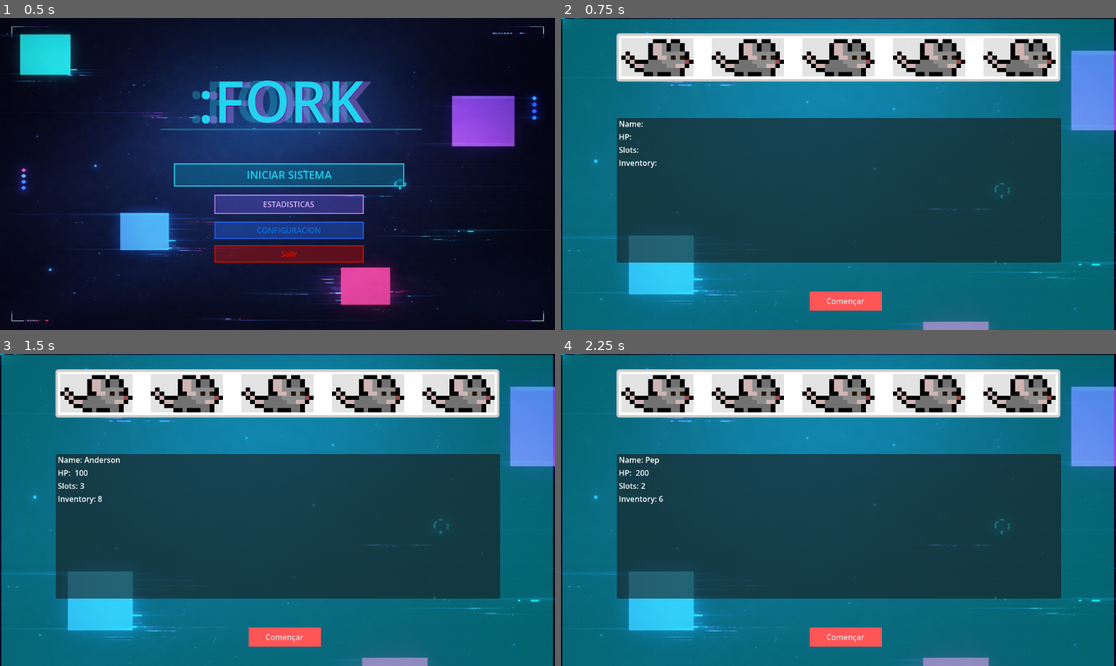
Above: before the commit, frames 1-4 (two rows, left to right).
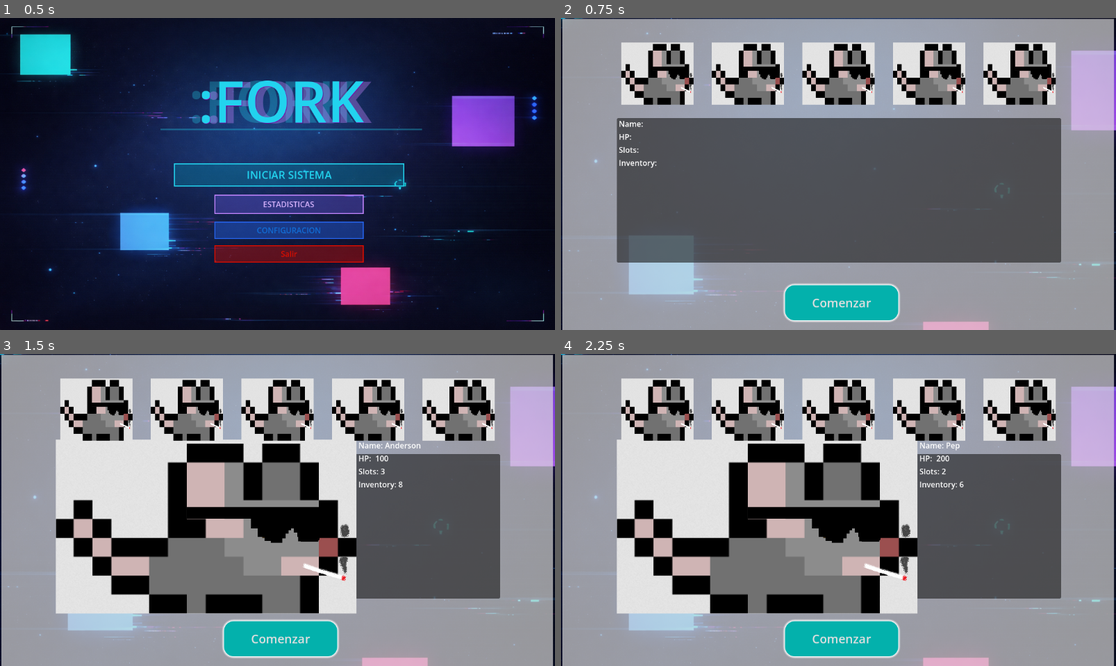
Above: after the commit, the same moments.

Repository: Anderson-Jimenez/-fork
Game: Godot game, scene res://scenes/menu.tscn
Two runs of this game, one before a commit and one after it. Both use one fixed random seed, a clock stepped at 60 frames per second and the inputs below.
Inputs (mouse positions are in pixels of both pictures, inside the frame that each line leads up to; where the layout moved, square brackets give the same spot in the first picture):
- Up to frame 1 (0.5 s): no input
- Up to frame 2 (0.75 s): click "INICIAR SISTEMA" at 0.5 s
- Up to frame 3 (1.5 s): click (94, 410) [94, 394] at 1.25 s
- Up to frame 4 (2.25 s): click (749, 410) [749, 394] at 2 s

Frame 1 is identical in both runs. In frame 2, 96% of the frame differs, in the area x 0-100%, y 0-100%; in frame 3, 96%; in frame 4, 96%.

Commit message:
ns, fondos y tal

Diff:
--- a/scenes/character_selection.tscn
+++ b/scenes/character_selection.tscn
@@ -3,20 +3,16 @@
 [ext_resource type="Script" uid="uid://di2pa0rly4bph" path="res://scripts/characterSelection.gd" id="1_dd54q"]
 [ext_resource type="Texture2D" uid="uid://c78dnx50gl21x" path="res://images/test.png" id="1_q54je"]
 [ext_resource type="Texture2D" uid="uid://b3admlsnssgvu" path="res://images/mainScreen.png" id="2_o5bvq"]
-
-[sub_resource type="StyleBoxFlat" id="StyleBoxFlat_dd54q"]
-bg_color = Color(1, 1, 1, 1)
-border_width_left = 5
-border_width_top = 5
-border_width_right = 5
-border_width_bottom = 5
-corner_radius_top_left = 5
-corner_radius_top_right = 5
-corner_radius_bottom_right = 5
-corner_radius_bottom_left = 5
+[ext_resource type="Texture2D" path="res://images/inventary.png" id="3_l56u2"]
 
 [sub_resource type="StyleBoxFlat" id="StyleBoxFlat_o5bvq"]
-bg_color = Color(1, 0.33478352, 0.34245682, 1)
+bg_color = Color(0, 0.6901961, 0.67058825, 0.9882353)
+corner_radius_top_left = 20
+corner_radius_top_right = 20
+corner_radius_bottom_right = 20
+corner_radius_bottom_left = 20
+shadow_color = Color(1, 1, 1, 1)
+shadow_size = 5
 
 [sub_resource type="StyleBoxFlat" id="StyleBoxFlat_l56u2"]
 bg_color = Color(1, 0.35492012, 0.12384782, 1)
@@ -45,96 +41,12 @@
 offset_top = 190.0
 offset_right = 1340.0
 offset_bottom = 836.0
-color = Color(0, 1, 1, 0.36862746)
-
-[node name="Panel" type="Panel" parent="." unique_id=1831947637]
-layout_mode = 1
-anchors_preset = -1
-anchor_left = 0.1
-anchor_top = 0.05
-anchor_right = 0.9
-anchor_bottom = 0.193
-offset_bottom = 7.3359604
-theme_override_styles/panel = SubResource("StyleBoxFlat_dd54q")
-
-[node name="HBoxContainer" type="HBoxContainer" parent="Panel" unique_id=2040632634]
-layout_mode = 1
-anchors_preset = 15
-anchor_right = 1.0
-anchor_bottom = 1.0
-grow_horizontal = 2
-grow_vertical = 2
-theme_override_constants/separation = 18
-
-[node name="MarginContainer" type="MarginContainer" parent="Panel/HBoxContainer" unique_id=766943859]
-layout_mode = 2
-theme_override_constants/margin_left = 10
-theme_override_constants/margin_top = 10
-theme_override_constants/margin_right = 10
-theme_override_constants/margin_bottom = 10
-
-[node name="TextureButtonChar1" type="TextureButton" parent="Panel/HBoxContainer/MarginContainer" unique_id=1471787927]
-custom_minimum_size = Vector2(150.41, 11.655)
-layout_mode = 2
-texture_normal = ExtResource("1_q54je")
-ignore_texture_size = true
-stretch_mode = 0
-
-[node name="MarginContainer2" type="MarginContainer" parent="Panel/HBoxContainer" unique_id=1480902799]
-layout_mode = 2
-theme_override_constants/margin_left = 10
-theme_override_constants/margin_top = 10
-theme_override_constants/margin_right = 10
-theme_override_constants/margin_bottom = 10
-
-[node name="TextureButtonChar2" type="TextureButton" parent="Panel/HBoxContainer/MarginContainer2" unique_id=1487791200]
-custom_minimum_size = Vector2(150.41, 11.655)
-layout_mode = 2
-texture_normal = ExtResource("1_q54je")
-ignore_texture_size = true
-stretch_mode = 0
-
-[node name="MarginContainer3" type="MarginContainer" parent="Panel/HBoxContainer" unique_id=186684866]
-layout_mode = 2
-theme_override_constants/margin_left = 10
-theme_override_constants/margin_top = 10
-theme_override_constants/margin_right = 10
-theme_override_constants/margin_bottom = 10
-
-[node name="TextureButtonChar3" type="TextureButton" parent="Panel/HBoxContainer/MarginContainer3" unique_id=1024505594]
-custom_minimum_size = Vector2(150.41, 11.655)
-layout_mode = 2
-texture_normal = ExtResource("1_q54je")
-ignore_texture_size = true
-stretch_mode = 0
-
-[node name="MarginContainer4" type="MarginContainer" parent="Panel/HBoxContainer" unique_id=1996944269]
-layout_mode = 2
-theme_override_constants/margin_left = 10
-theme_override_constants/margin_top = 10
-theme_override_constants/margin_right = 10
-theme_override_constants/margin_bottom = 10
-
-[node name="TextureButtonChar4" type="TextureButton" parent="Panel/HBoxContainer/MarginContainer4" unique_id=1911188199]
-custom_minimum_size = Vector2(150.41, 11.655)
-layout_mode = 2
-texture_normal = ExtResource("1_q54je")
-ignore_texture_size = true
-stretch_mode = 0
-
-[node name="MarginContainer5" type="MarginContainer" parent="Panel/HBoxContainer" unique_id=1038630856]
-layout_mode = 2
-theme_override_constants/margin_left = 10
-theme_override_constants/margin_top = 10
-theme_override_constants/margin_right = 10
-theme_override_constants/margin_bottom = 10
-
-[node name="TextureButtonChar5" type="TextureButton" parent="Panel/HBoxContainer/MarginContainer5" unique_id=1073299242]
-custom_minimum_size = Vector2(150.41, 11.655)
-layout_mode = 2
-texture_normal = ExtResource("1_q54je")
-ignore_texture_size = true
-stretch_mode = 0
+color = Color(0.8805861, 0.8761922, 0.87020653, 0.6666667)
+
+[node name="Inventary" type="Sprite2D" parent="TextureRect/ColorRect" unique_id=1215435596]
+position = Vector2(579.00006, 340.75006)
+scale = Vector2(2.5761046, 2.41299)
+texture = ExtResource("3_l56u2")
 
 [node name="Panel2" type="Panel" parent="." unique_id=1900568336]
 custom_minimum_size = Vector2(922, 300)
@@ -224,21 +136,105 @@
 custom_minimum_size = Vector2(150, 40)
 layout_mode = 1
 anchors_preset = -1
-anchor_left = 0.448
-anchor_top = 0.87700003
-anchor_right = 0.578
-anchor_bottom = 0.938
-offset_left = -0.0960083
-offset_top = -0.2960205
-offset_right = 0.14398193
-offset_bottom = 0.17596436
+anchor_left = 0.402
+anchor_top = 0.86300004
+anchor_right = 0.606
+anchor_bottom = 0.975
+offset_left = 1.8959961
+offset_top = -4.223999
+offset_right = 1.8880005
+offset_bottom = -3.7999878
+theme_override_font_sizes/font_size = 25
 theme_override_styles/normal = SubResource("StyleBoxFlat_o5bvq")
 theme_override_styles/pressed = SubResource("StyleBoxFlat_l56u2")
-text = "Començar"
-
-[connection signal="pressed" from="Panel/HBoxContainer/MarginContainer/TextureButtonChar1" to="." method="_on_texture_button_char_1_pressed"]
-[connection signal="pressed" from="Panel/HBoxContainer/MarginContainer2/TextureButtonChar2" to="." method="_on_texture_button_char_2_pressed"]
-[connection signal="pressed" from="Panel/HBoxContainer/MarginContainer3/TextureButtonChar3" to="." method="_on_texture_button_char_3_pressed"]
-[connection signal="pressed" from="Panel/HBoxContainer/MarginContainer4/TextureButtonChar4" to="." method="_on_texture_button_char_4_pressed"]
-[connection signal="pressed" from="Panel/HBoxContainer/MarginContainer5/TextureButtonChar5" to="." method="_on_texture_button_char_5_pressed"]
+text = "Comenzar"
+
+[node name="HBoxContainer" type="HBoxContainer" parent="." unique_id=2040632634]
+layout_mode = 1
+anchors_preset = 15
+anchor_right = 1.0
+anchor_bottom = 1.0
+offset_left = 115.0
+offset_top = 41.0
+offset_right = -115.0
+offset_bottom = -458.0
+grow_horizontal = 2
+grow_vertical = 2
+theme_override_constants/separation = 18
+
+[node name="MarginContainer" type="MarginContainer" parent="HBoxContainer" unique_id=766943859]
+layout_mode = 2
+theme_override_constants/margin_left = 10
+theme_override_constants/margin_top = 10
+theme_override_constants/margin_right = 10
+theme_override_constants/margin_bottom = 10
+
+[node name="TextureButtonChar1" type="TextureButton" parent="HBoxContainer/MarginContainer" unique_id=1471787927]
+custom_minimum_size = Vector2(150.41, 11.655)
+layout_mode = 2
+texture_normal = ExtResource("1_q54je")
+ignore_texture_size = true
+stretch_mode = 0
+
+[node name="MarginContainer2" type="MarginContainer" parent="HBoxContainer" unique_id=1480902799]
+layout_mode = 2
+theme_override_constants/margin_left = 10
+theme_override_constants/margin_top = 10
+theme_override_constants/margin_right = 10
+theme_override_constants/margin_bottom = 10
+
+[node name="TextureButtonChar2" type="TextureButton" parent="HBoxContainer/MarginContainer2" unique_id=1487791200]
+custom_minimum_size = Vector2(150.41, 11.655)
+layout_mode = 2
+texture_normal = ExtResource("1_q54je")
+ignore_texture_size = true
+stretch_mode = 0
+
+[node name="MarginContainer3" type="MarginContainer" parent="HBoxContainer" unique_id=186684866]
+layout_mode = 2
+theme_override_constants/margin_left = 10
+theme_override_constants/margin_top = 10
+theme_override_constants/margin_right = 10
+theme_override_constants/margin_bottom = 10
+
+[node name="TextureButtonChar3" type="TextureButton" parent="HBoxContainer/MarginContainer3" unique_id=1024505594]
+custom_minimum_size = Vector2(150.41, 11.655)
+layout_mode = 2
+texture_normal = ExtResource("1_q54je")
+ignore_texture_size = true
+stretch_mode = 0
+
+[node name="MarginContainer4" type="MarginContainer" parent="HBoxContainer" unique_id=1996944269]
+layout_mode = 2
+theme_override_constants/margin_left = 10
+theme_override_constants/margin_top = 10
+theme_override_constants/margin_right = 10
+theme_override_constants/margin_bottom = 10
+
+[node name="TextureButtonChar4" type="TextureButton" parent="HBoxContainer/MarginContainer4" unique_id=1911188199]
+custom_minimum_size = Vector2(150.41, 11.655)
+layout_mode = 2
+texture_normal = ExtResource("1_q54je")
+ignore_texture_size = true
+stretch_mode = 0
+
+[node name="MarginContainer5" type="MarginContainer" parent="HBoxContainer" unique_id=1038630856]
+layout_mode = 2
+theme_override_constants/margin_left = 10
+theme_override_constants/margin_top = 10
+theme_override_constants/margin_right = 10
+theme_override_constants/margin_bottom = 10
+
+[node name="TextureButtonChar5" type="TextureButton" parent="HBoxContainer/MarginContainer5" unique_id=1073299242]
+custom_minimum_size = Vector2(150.41, 11.655)
+layout_mode = 2
+texture_normal = ExtResource("1_q54je")
+ignore_texture_size = true
+stretch_mode = 0
+
 [connection signal="pressed" from="StartGame" to="." method="_on_start_game_pressed"]
+[connection signal="pressed" from="HBoxContainer/MarginContainer/TextureButtonChar1" to="." method="_on_texture_button_char_1_pressed"]
+[connection signal="pressed" from="HBoxContainer/MarginContainer2/TextureButtonChar2" to="." method="_on_texture_button_char_2_pressed"]
+[connection signal="pressed" from="HBoxContainer/MarginContainer3/TextureButtonChar3" to="." method="_on_texture_button_char_3_pressed"]
+[connection signal="pressed" from="HBoxContainer/MarginContainer4/TextureButtonChar4" to="." method="_on_texture_button_char_4_pressed"]
+[connection signal="pressed" from="HBoxContainer/MarginContainer5/TextureButtonChar5" to="." method="_on_texture_button_char_5_pressed"]
--- a/scenes/home.tscn
+++ b/scenes/home.tscn
@@ -112,4 +112,11 @@
 layout_mode = 2
 fit_content = true
 
+[node name="TextureRect" type="TextureRect" parent="." unique_id=1051009026]
+layout_mode = 0
+offset_left = 623.0
+offset_top = 218.0
+offset_right = 878.0
+offset_bottom = 340.0
+
 [connection signal="button_up" from="ColorRect/Button" to="." method="_on_button_up_next_stage"]
--- a/scenes/inventary.tscn
+++ b/scenes/inventary.tscn
@@ -1,6 +1,21 @@
 [gd_scene format=3 uid="uid://c6rk0kvgma33t"]
 
-[ext_resource type="Script" uid="uid://d3ilmukkvhnya" path="res://scripts/inventary.gd" id="1_fg286"]
+[ext_resource type="Texture2D" uid="uid://b3admlsnssgvu" path="res://images/mainScreen.png" id="1_fg286"]
 
-[node name="Inventary" type="Node" unique_id=1537500108]
-script = ExtResource("1_fg286")
+[node name="Control" type="Control" unique_id=2086447692]
+layout_mode = 3
+anchors_preset = 15
+anchor_right = 1.0
+anchor_bottom = 1.0
+grow_horizontal = 2
+grow_vertical = 2
+
+[node name="TextureRect" type="TextureRect" parent="." unique_id=1112438984]
+layout_mode = 1
+anchors_preset = 15
+anchor_right = 1.0
+anchor_bottom = 1.0
+grow_horizontal = 2
+grow_vertical = 2
+texture = ExtResource("1_fg286")
+expand_mode = 2
--- a/scripts/characterSelection.gd
+++ b/scripts/characterSelection.gd
@@ -1,75 +1,88 @@
 extends Node
 
-@onready var Portrait= $Panel2/HBoxContainer2/CharPortrait
-@onready var CharName= $Panel2/HBoxContainer2/VBoxContainer/HBoxContainer/Name
-@onready var CharHp= $Panel2/HBoxContainer2/VBoxContainer/HBoxContainer5/HP
-@onready var CharSlots= $Panel2/HBoxContainer2/VBoxContainer/HBoxContainer4/Slots
-@onready var CharInv= $Panel2/HBoxContainer2/VBoxContainer/HBoxContainer3/Inventori
+@onready var Portrait = $Panel2/HBoxContainer2/CharPortrait
+@onready var CharName = $Panel2/HBoxContainer2/VBoxContainer/HBoxContainer/Name
+@onready var CharHp = $Panel2/HBoxContainer2/VBoxContainer/HBoxContainer5/HP
+@onready var CharSlots = $Panel2/HBoxContainer2/VBoxContainer/HBoxContainer4/Slots
+@onready var CharInv = $Panel2/HBoxContainer2/VBoxContainer/HBoxContainer3/Inventori
 
 
-var nameC
-var hp
-var slots
-var inv
 var selectedCharacter = {}
+
 var characters = {
-	char1={"NAME":"Anderson","HP":"100","SLOTS":"3","INV":"8"},
-	char2={"NAME":"Pep","HP":"200","SLOTS":"2","INV":"6"},
-	char3={"NAME":"Luciano","HP":"50","SLOTS":"4","INV":"4"},
-	char4={"NAME":"Aptyp","HP":"10","SLOTS":"4","INV":"10"},
-	char5={"NAME":"lepepeyt","HP":"150","SLOTS":"3","INV":"0"},
+	"char1": {
+		"NAME": "Anderson",
+		"HP": 100,
+		"SLOTS": 3,
+		"INV": 8,
+		"SPRITE": "res://images/test.png"
+	},
+
+	"char2": {
+		"NAME": "Pep",
+		"HP": 200,
+		"SLOTS": 2,
+		"INV": 6,
+		"SPRITE": "res://images/test.png"
+	},
+
+	"char3": {
+		"NAME": "Luciano",
+		"HP": 50,
+		"SLOTS": 4,
+		"INV": 4,
+		"SPRITE": "res://images/test.png"
+	},
+
+	"char4": {
+		"NAME": "Aptyp",
+		"HP": 10,
+		"SLOTS": 4,
+		"INV": 10,
+		"SPRITE": "res://images/test.png"
+	},
+
+	"char5": {
+		"NAME": "lepepeyt",
+		"HP": 150,
+		"SLOTS": 3,
+		"INV": 0,
+		"SPRITE": "res://images/test.png"
+	}
 }
 
-# Called when the node enters the scene tree for the first time.
-func _ready() -> void:
-	pass # Replace with function body.
 
+func show_character(id):
+	selectedCharacter = characters[id]
 
-func setParameters(characterName, characterHp, characterSlots, characterInv):
-	selectedCharacter = {
-		"NAME": characterName,
-		"HP": characterHp,
-		"SLOTS": characterSlots,
-		"INV": characterInv
-	}
+	CharName.text = selectedCharacter["NAME"]
+	CharHp.text = str(selectedCharacter["HP"])
+	CharSlots.text = str(selectedCharacter["SLOTS"])
+	CharInv.text = str(selectedCharacter["INV"])
 
-
-	nameC=characterName
-	CharName.text=nameC
-
-	hp=characterHp
-	CharHp.text=hp
-
-	slots=characterSlots
-	CharSlots.text=slots
-
-	inv=characterInv
-	CharInv.text=inv
-
-
-# Called every frame. 'delta' is the elapsed time since the previous frame.
-func _process(delta: float) -> void:
-	pass
+	Portrait.texture = load(selectedCharacter["SPRITE"])
 
 
 func _on_start_game_pressed() -> void:
 	GameManager.setCharacter(selectedCharacter)
 	get_tree().change_scene_to_file("res://scenes/home.tscn")
 
+
 func _on_texture_button_char_1_pressed() -> void:
-	setParameters(characters["char1"]["NAME"],characters["char1"]["HP"],characters["char1"]["SLOTS"],characters["char1"]["INV"])
+	show_character("char1")
+
 
 func _on_texture_button_char_2_pressed() -> void:
-	setParameters(characters["char2"]["NAME"],characters["char2"]["HP"],characters["char2"]["SLOTS"],characters["char2"]["INV"])
+	show_character("char2")
 
 
 func _on_texture_button_char_3_pressed() -> void:
-	setParameters(characters["char3"]["NAME"],characters["char3"]["HP"],characters["char3"]["SLOTS"],characters["char3"]["INV"])
+	show_character("char3")
 
 
 func _on_texture_button_char_4_pressed() -> void:
-	setParameters(characters["char4"]["NAME"],characters["char4"]["HP"],characters["char4"]["SLOTS"],characters["char4"]["INV"])
+	show_character("char4")
 
 
 func _on_texture_button_char_5_pressed() -> void:
-	setParameters(characters["char5"]["NAME"],characters["char5"]["HP"],characters["char5"]["SLOTS"],characters["char5"]["INV"])
+	show_character("char5")
--- a/scripts/home.gd
+++ b/scripts/home.gd
@@ -4,13 +4,14 @@
 @onready var CharHp= $Label/VBoxContainer/HBoxContainer5/HP
 @onready var CharSlots= $Label/VBoxContainer/HBoxContainer4/Slots
 @onready var CharInv= $Label/VBoxContainer/HBoxContainer3/Inventori
+@onready var CharSprite = $TextureRect
 
-
-func showStats(name,hp,slots,inv) -> void:
+func showStats(name,hp,slots,inv,sprite) -> void:
 	CharName.text = name
 	CharHp.text = hp
 	CharSlots.text = slots
 	CharInv.text = inv
+	CharSprite.texture = sprite
 
 
 func _ready() -> void:
@@ -22,7 +23,7 @@
 	print(GameManager.stages)
 
 	var char = GameManager.selectedCharacter
-	showStats(char["NAME"],char["HP"],char["SLOTS"],char["INV"])
+	showStats(char["NAME"],char["HP"],char["SLOTS"],char["INV"],char["SPRITE"])
 
 
 
Binary file added: images/characterSelectionProvisional.png
Not shown, added: images/characterSelectionProvisional.png.import
Binary file added: images/template.png
Not shown, added: images/template.png.import
Binary file changed: images/test.png
